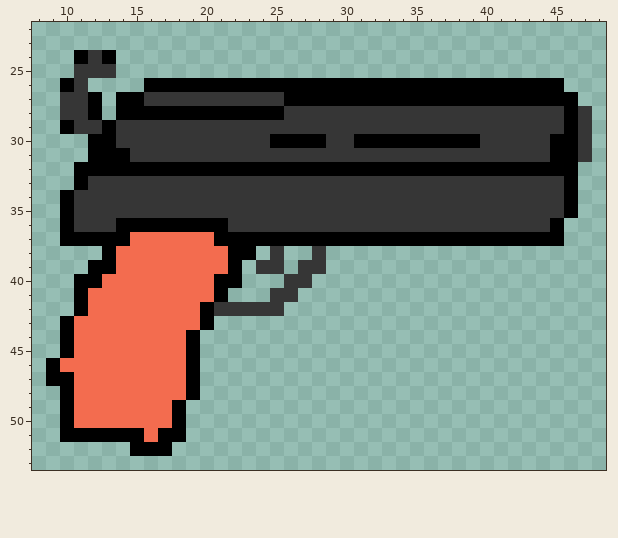
Edited in one commit: pixel-art sprite (sprites/spr_pistol/d1cc66ef-f658-434b-bfd6-8dbe2b504265.png). This is how it looked before the edit.
The file is 64x64 pixels. Shown: x 8..48, y 22..53.
The result:
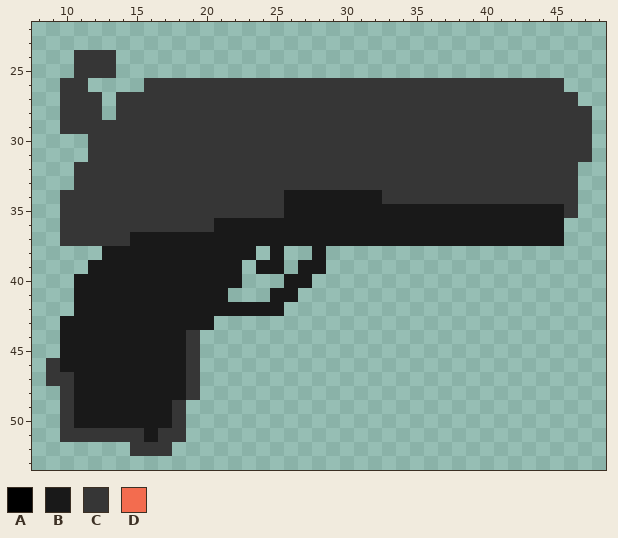
Palette (. is transparent): A #000000  B #191919  C #363636  D #f36c4f
Diff:
Changed rows in their new state; - is an unchanged pixel.
first column x 9:
24 --C-C---------------------------------
26 -C-----CCCCCCCCCCCCCCCCCCCCCCCCCCCCCC-
27 ---C-CC----------CCCCCCCCCCCCCCCCCCCCC
28 ---C-CCCCCCCCCCCC--------------------C
29 -C--C--------------------------------C
30 ---CC-----------CCCC--CCCCCCCCC-----CC
31 ---CCC------------------------------CC
32 --CCCCCCCCCCCCCCCCCCCCCCCCCCCCCCCCCCCC
33 --C----------------------------------C
34 -C---------------BBBBBBB-------------C
35 -C---------------BBBBBBBBBBBBBBBBBBBBC
36 -C---CCCCCCCBBBBBBBBBBBBBBBBBBBBBBBBB-
37 -CCCCCBBBBBBBBBBBBBBBBBBBBBBBBBBBBBBB-
38 ----BBBBBBBBBBB-B--B------------------
39 ---BBBBBBBBBBB-BB-BB------------------
40 --BBBBBBBBBBBB---BB-------------------
41 --BBBBBBBBBBB---BB--------------------
42 --BBBBBBBBBBBBBBB---------------------
43 -BBBBBBBBBBB--------------------------
44 -BBBBBBBBBC---------------------------
45 -BBBBBBBBBC---------------------------
46 CBBBBBBBBBC---------------------------
47 CCBBBBBBBBC---------------------------
48 -CBBBBBBBBC---------------------------
49 -CBBBBBBBC----------------------------
50 -CBBBBBBBC----------------------------
51 -CCCCCCBCC----------------------------
52 ------CCC-----------------------------
